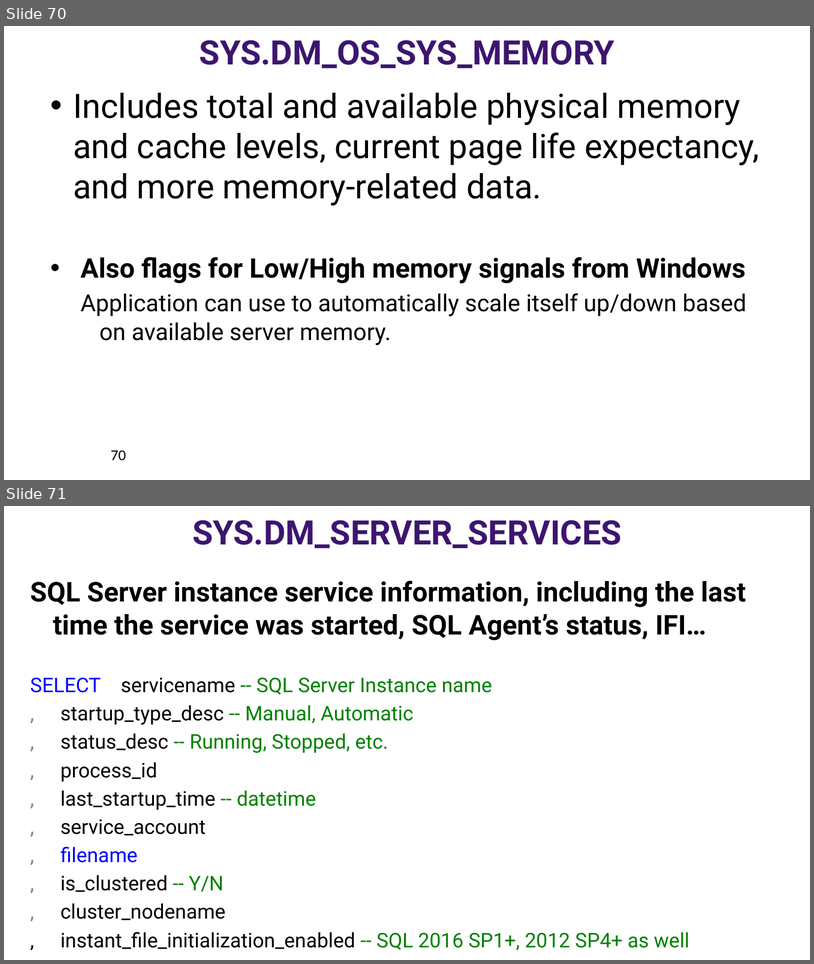
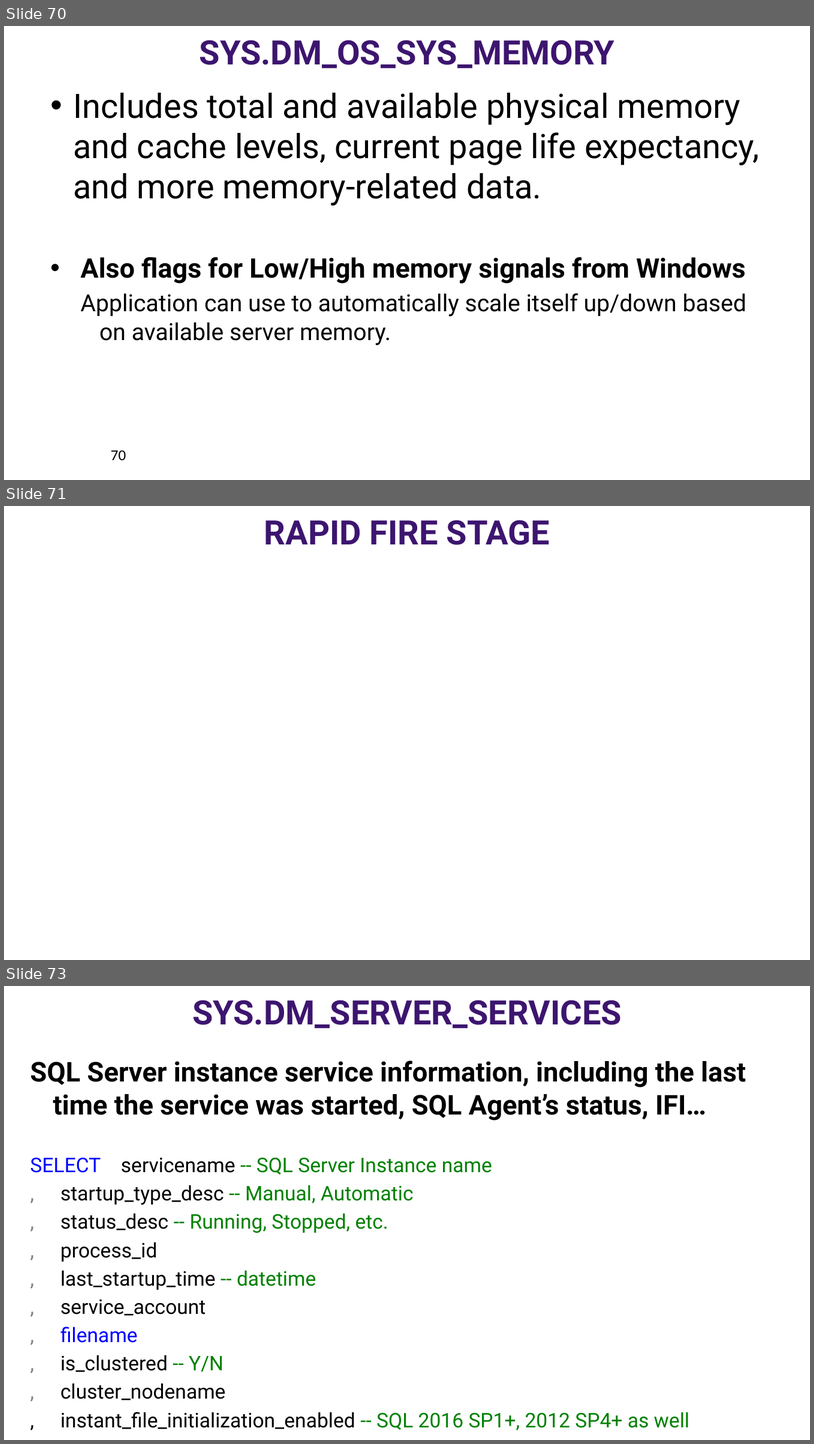
Before and after one commit to williamadba/Public-Presentations, a slide deck: GroupBy Conference 2019/DBA Best Practices with DMVs.pptx. Shown one above the other, each under a label of ours: slides 70 and 71 before the commit, slides 70, 71 and 73 after it; the slides between them are not shown. The pictures are 814x964 and 814x1444 pixels, drawn with LibreOffice and Linux fonts; fonts in the diff are those of the drawing. Boxes give left, top, right and bottom in pixels: in the first picture for what was removed or moved away, otherwise in the second. Text is boxed around its words. In the diff, an @@ line names an element or a change of style, - is before the commit and + after.

```diff
--- a/GroupBy Conference 2019/DBA Best Practices with DMVs.pptx
+++ b/GroupBy Conference 2019/DBA Best Practices with DMVs.pptx
@@ slide 71 added at [4,506,810,960], background #FFFFFF @@
@@ title added at [264,520,550,545], 40 pt, text #3D156F, bold @@
+RAPID FIRE STAGE
@@ what was slide 71 is now slide 73 @@
```
Also in this commit, not shown: 1 slide changed, 1 other slide added.
